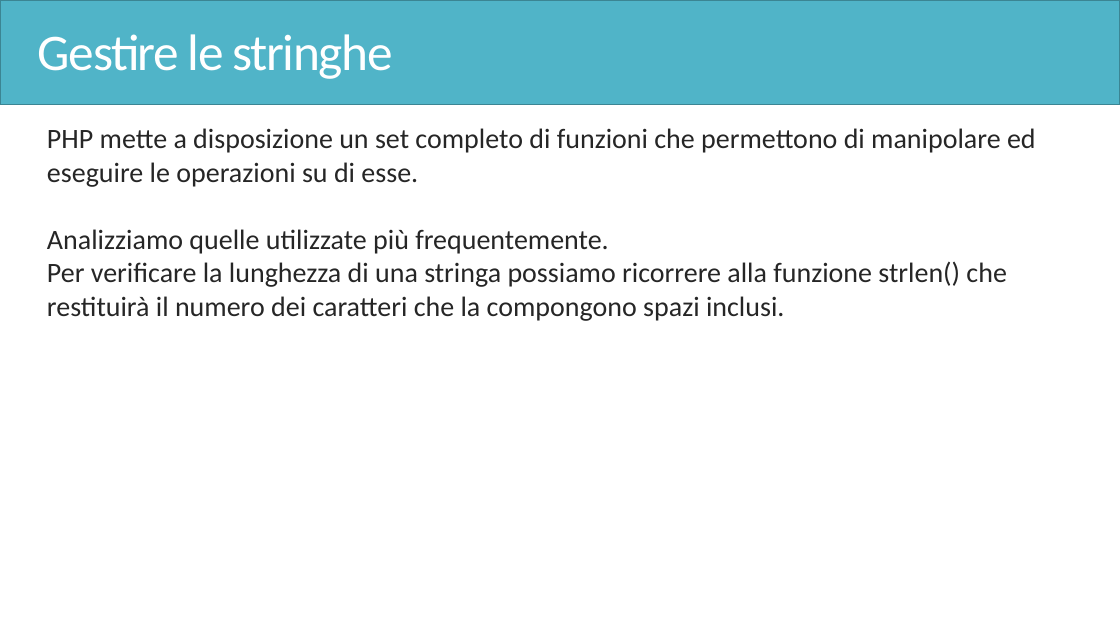
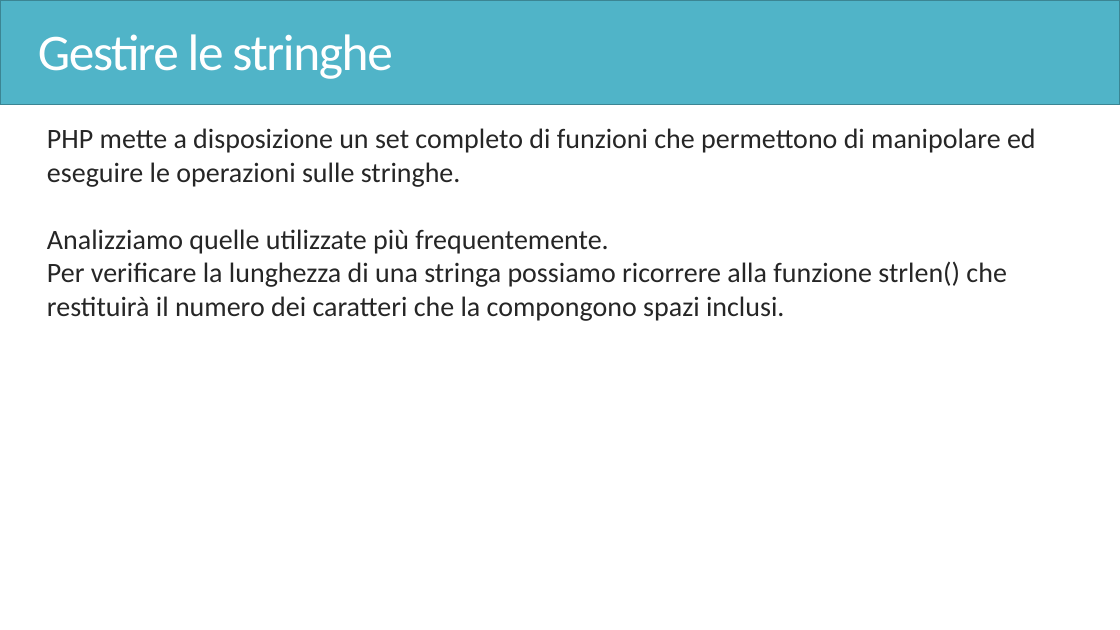
Before and after one commit to ingEnricoGiorgi/corso-magento-php, a slide deck: slide 101 of PHP.pptx. Drawn at 1120x630 pixels with LibreOffice and Linux fonts; fonts in the diff are those of the drawing. Boxes give left, top, right and bottom in pixels: in the first picture for what was removed or moved away, otherwise in the second. Text is boxed around its words. In the diff, an @@ line names an element or a change of style, - is before the commit and + after.

```diff
--- a/PHP.pptx
+++ b/PHP.pptx
@@ text at (x1=47, y1=128, x2=1036, y2=254): text changed @@
-  PHP mette a disposizione un set completo di funzioni che permettono di manipolare ed eseguire le operazioni su di esse.
-  Analizziamo quelle utilizzate più frequentemente.
+  PHP mette a disposizione un set completo di funzioni che permettono di manipolare ed eseguire le operazioni sulle stringhe.
+  Analizziamo quelle utilizzate più frequentemente.
```
Also in this commit, not shown: 51 other slides changed, 1 slide added, 2 slides removed, 14 other files.
